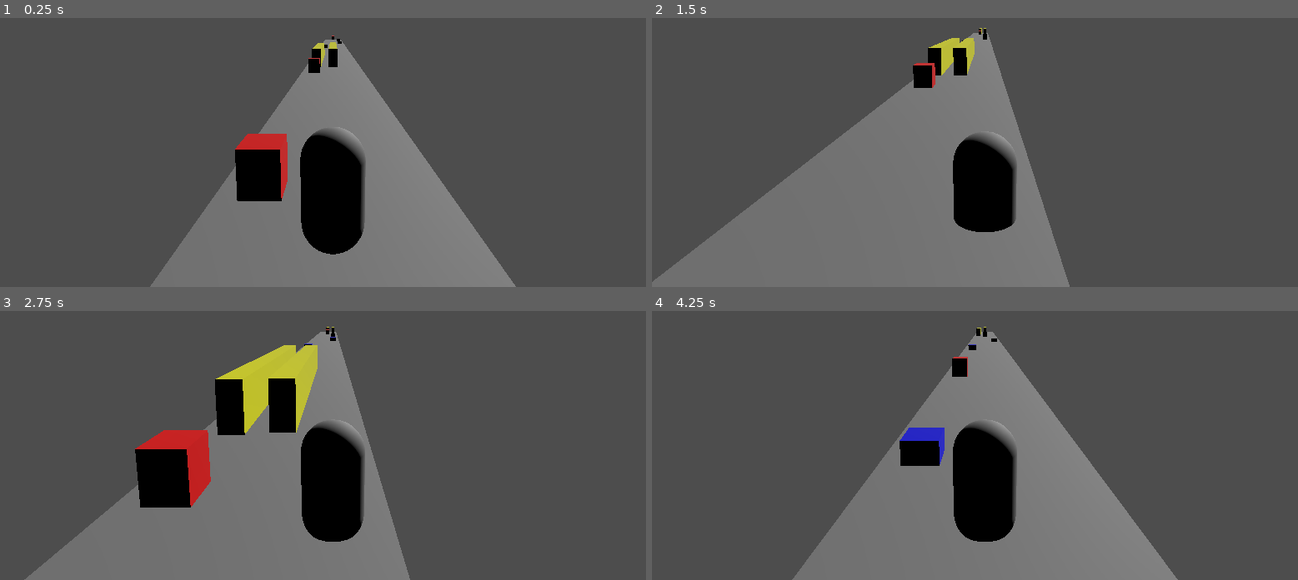
Above: before the commit, frames 1-4 (two rows, left to right).
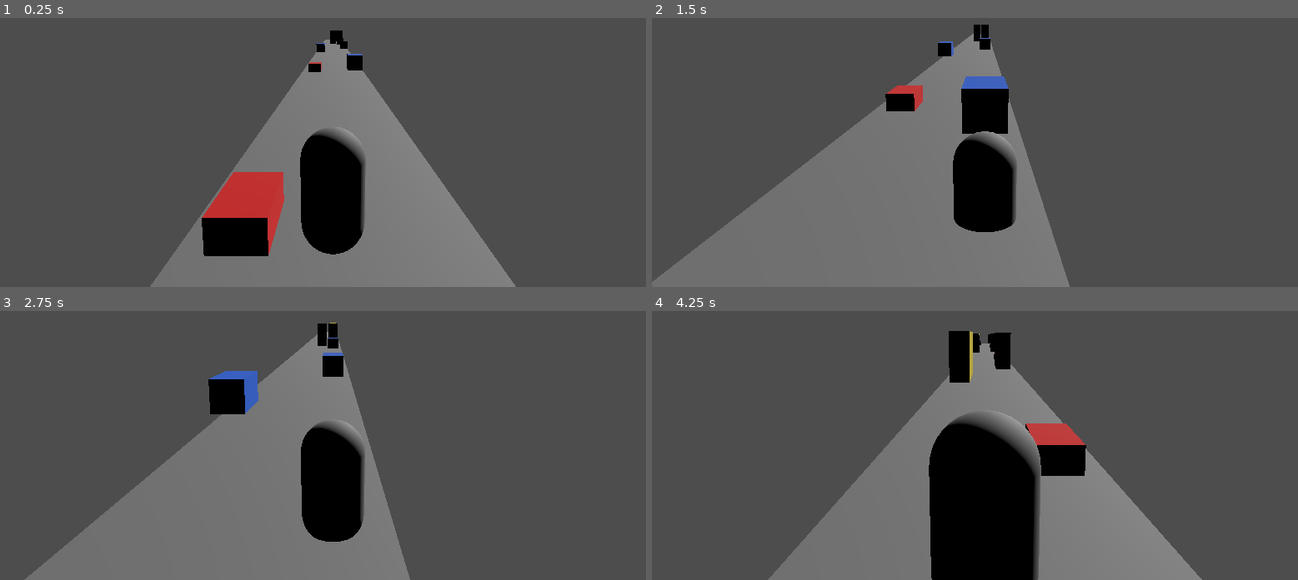
Above: after the commit, the same moments.

Repository: romanarmaan86-glitch/Manda-Run
Game: Godot game, scene res://Main.tscn
Same seed, same stepped clock (60 frames per second), same inputs: the game is played once before the commit and once after it.
Inputs:
- Up to frame 1 (0.25 s): no input
- Up to frame 2 (1.5 s): hold Right (ui_right) 0.53-1.28 s; hold Down (ui_down) from 1.28 s (still down)
- Up to frame 3 (2.75 s): release Down (ui_down) at 2.03 s; hold Right (ui_right) from 2.03 s (still down)
- Up to frame 4 (4.25 s): release Right (ui_right) at 2.78 s; hold Up (ui_up) 2.78-3.53 s; hold Left (ui_left) from 3.53 s (still down)

The runs differ from the first frame. In frame 1, 4.9% of the frame differs, in the area x 31-57%, y 4-89%; in frame 2, 3.2%; in frame 3, 7.0%; in frame 4, 12%, in the area x 17-86%, y 5-100%.

Commit message:
obstacles almost finished
obstacles are good now, i just need to finish setting up the arrays

Diff:
--- a/manda-run/Main.tscn
+++ b/manda-run/Main.tscn
@@ -23,7 +23,6 @@
 [node name="obstaclespawner" type="Node3D" parent="World3D"]
 script = ExtResource("2_uu6xs")
 obstacle_scene = ExtResource("5_fos0i")
-spawn_chance = 1.0
 
 [node name="Camera3D" type="Camera3D" parent="World3D"]
 transform = Transform3D(-2.1706747e-07, 0.25881907, -0.9659258, 1.1313334e-08, 0.9659259, 0.25881907, 1, 4.5253362e-08, -2.1259919e-07, -2.8507843, 2.5875745, 0)
--- a/manda-run/obstaclespawner.gd
+++ b/manda-run/obstaclespawner.gd
@@ -1,113 +1,149 @@
 extends Node3D
 
-const LANES := [-1.5, 0.0, 1.5]
-const LANE_INDICES := [0, 1, 2]
+# ────────────────────────────────────────────────
+# CONSTANTS – smaller & better positioned
+# ────────────────────────────────────────────────
 
-const JUMP_OVER_SIZE   := Vector3(1.2, 1.1, 0.9)
-const SLIDE_UNDER_SIZE := Vector3(1.2, 0.6, 0.9)
-const EVADE_SIZE       := Vector3(17.0, 1.65, 0.8)
+const LANES: Array[float] = [-1.5, 0.0, 1.5]
+const LANE_INDICES: Array[int] = [0, 1, 2]
+const PLATFORM_LENGTH: float = 20.0
+
+# Much smaller sizes + appropriate proportions
+const JUMP_OVER_SIZE:   Vector3 = Vector3(1, 0.5, 0.5)   # red   – low jump obstacle
+const SLIDE_UNDER_SIZE: Vector3 = Vector3(1, 0.5, 0.5)   # blue  – floating / must slide under
+const EVADE_SIZE:       Vector3 = Vector3(3, 2, 0.6)  # yellow – train/wall, narrower
+
+# ────────────────────────────────────────────────
+# EXPORTED
+# ────────────────────────────────────────────────
 
 @export var obstacle_scene: PackedScene
-@export var spawn_chance: float = 0.6
+@export var spawn_chance: float = 0.99999   # quite dense – adjust to 0.92–0.95 if you want more
 
-# Patterns: Array of arrays → use plain Array to avoid strict subtype issues
+# ────────────────────────────────────────────────
+# PATTERNS
+# ────────────────────────────────────────────────
+
 var patterns: Array = [
-# Empty (breathing room)
-	[],
+	# Singles
+	[[0, 0]], [[0, 1]], [[0, 2]],
+	[[1, 0]], [[1, 1]], [[1, 2]],
+	[[2, 0]], [[2, 1]], [[2, 2]],
 
-	# Single barriers (jump/slide/evade)
-	[[0, 0]], [[0, 1]], [[0, 2]],  # Jump barriers (tall)
-	[[1, 0]], [[1, 1]], [[1, 2]],  # Slide barriers (low)
-	[[2, 0]], [[2, 1]], [[2, 2]],  # Trains/evade blockers
+	# Double combos
+	[[0, 0], [1, 2]], [[0, 2], [1, 0]], [[0, 1], [1, 0]],
+	[[2, 0], [2, 2]], [[2, 0], [2, 1]], [[2, 1], [2, 2]],
+	[[0, 0], [0, 2]], [[1, 0], [1, 2]],
 
-	# Double trains (evades) - MOST COMMON IN SUBWAY (sides safe middle, or side+middle safe opposite)
-	[[2, 0], [2, 2]],  # Trains left+right (safe middle) - CLASSIC
-	[[2, 0], [2, 1]],  # Trains left+middle (safe right)
-	[[2, 1], [2, 2]],  # Trains middle+right (safe left)
-
-
-
-	# === NEW: TRAIN + JUMP/SLIDE + TRAIN (TRIPLE PATTERNS) ===
-	# Safe middle: trains sides + jump/slide middle
-	[[2, 0], [0, 1], [2, 2]],  # train left + JUMP middle + train right
-	[[2, 0], [1, 1], [2, 2]],  # train left + SLIDE middle + train right
-
-	# Safe left: trains middle/right + jump/slide left
-	[[2, 1], [0, 0], [2, 2]],  # train middle + JUMP left + train right
-	[[2, 1], [1, 0], [2, 2]],  # train middle + SLIDE left + train right
-
-	# Safe right: trains left/middle + jump/slide right
-	[[2, 0], [0, 2], [2, 1]],  # train left + JUMP right + train middle
-	[[2, 0], [1, 2], [2, 1]],  # train left + SLIDE right + train middle
-
-	# Extra variants (shuffled order for variety, validation handles)
-	[[2, 2], [0, 1], [2, 0]],  # train right + JUMP middle + train left (same as first, reversed)
-	[[2, 2], [1, 1], [2, 0]],  # train right + SLIDE middle + train left
+	# Triple patterns
+	[[2, 0], [0, 1], [2, 2]],
+	[[2, 0], [1, 1], [2, 2]],
+	[[2, 1], [0, 0], [2, 2]],
+	[[2, 1], [1, 0], [2, 2]],
+	[[2, 0], [0, 2], [2, 1]],
+	[[2, 0], [1, 2], [2, 1]],
 ]
 
-var prev_safe_lanes: Array = LANE_INDICES.duplicate()
+var prev_safe_lanes: Array[int] = [0, 1, 2]
+
+# ────────────────────────────────────────────────
+# MAIN SPAWN FUNCTION
+# ────────────────────────────────────────────────
 
 func spawn_obstacle(platform: Node3D) -> void:
 	if randf() > spawn_chance:
-		prev_safe_lanes = LANE_INDICES.duplicate()
+		print_debug("→ EMPTY (rare)")
+		prev_safe_lanes = [0, 1, 2]
 		return
 
 	var valid_patterns: Array = []
-	for pattern in patterns:
+	for pattern: Array in patterns:
 		if is_valid_pattern(pattern):
 			valid_patterns.append(pattern)
 
 	if valid_patterns.is_empty():
-		printerr("No valid patterns found – using empty")
-		prev_safe_lanes = LANE_INDICES.duplicate()
+		spawn_single_fallback(platform)
 		return
 
 	var chosen: Array = valid_patterns[randi() % valid_patterns.size()]
 	instantiate_pattern(platform, chosen)
+	print_debug("Spawned: ", str(chosen), "  |  Next safe lanes: ", prev_safe_lanes)
 
-	# Update safe lanes for next validation
+# ────────────────────────────────────────────────
+# FALLBACK – always at least one safe path
+# ────────────────────────────────────────────────
+
+func spawn_single_fallback(platform: Node3D) -> void:
+	if prev_safe_lanes.is_empty():
+		return
+
+	var safe_lane_idx: int = prev_safe_lanes[randi() % prev_safe_lanes.size()]
+	var obs_type: int = randi() % 3
+	spawn_helper(platform, obs_type, LANES[safe_lane_idx], 0.0)
+	print_debug("Fallback → type ", obs_type, " lane ", safe_lane_idx)
+
+# ────────────────────────────────────────────────
+# CHECK IF PATTERN KEEPS AT LEAST ONE PREVIOUS SAFE LANE
+# ────────────────────────────────────────────────
+
+func is_valid_pattern(pattern: Array) -> bool:
+	var this_safe: Array[int] = []
+	for i: int in LANE_INDICES:
+		var blocked := false
+		for obs: Array in pattern:
+			if obs.size() >= 2 and obs[1] == i:
+				blocked = true
+				break
+		if not blocked:
+			this_safe.append(i)
+
+	for safe_prev: int in prev_safe_lanes:
+		if this_safe.has(safe_prev):
+			return true
+	return false
+
+# ────────────────────────────────────────────────
+# INSTANTIATE ALL OBSTACLES IN A PATTERN
+# ────────────────────────────────────────────────
+
+func instantiate_pattern(platform: Node3D, pattern: Array) -> void:
+	for obs_data: Array in pattern:
+		if obs_data.size() < 2:
+			continue
+		var type_idx: int = obs_data[0]
+		var lane_idx: int = obs_data[1]
+		var lane_z: float = LANES[lane_idx]
+
+		var x_offset: float
+		match type_idx:
+			0, 1: x_offset = randf_range(3.0, PLATFORM_LENGTH - 3.0)
+			2:    x_offset = randf_range(1.5, PLATFORM_LENGTH - 5.5)  # trains start earlier
+			_:    x_offset = randf_range(2.0, PLATFORM_LENGTH - 2.0)
+
+		spawn_helper(platform, type_idx, lane_z, x_offset)
+
+	# Update safe lanes for next platform
 	prev_safe_lanes.clear()
-	for i in LANE_INDICES:
+	for i: int in LANE_INDICES:
 		var blocked := false
-		for obs in chosen:
-			if obs[1] == i:
+		for obs: Array in pattern:
+			if obs.size() >= 2 and obs[1] == i:
 				blocked = true
 				break
 		if not blocked:
 			prev_safe_lanes.append(i)
 
-func is_valid_pattern(pattern: Array) -> bool:
-	var this_safe: Array = []
-	for i in LANE_INDICES:
-		var blocked := false
-		for obs in pattern:
-			if obs[1] == i:
-				blocked = true
-				break
-		if not blocked:
-			this_safe.append(i)
-
-	for safe_prev in prev_safe_lanes:
-		if this_safe.has(safe_prev):
-			return true
-	return false
-
-func instantiate_pattern(platform: Node3D, pattern: Array) -> void:
-	for obs_data in pattern:
-		var type_idx: int = obs_data[0]
-		var lane_idx: int = obs_data[1]
-		var lane_z: float = LANES[lane_idx]
-		var x_offset: float = 1.0 + randf_range(0.0, 2.0) if type_idx == 2 else randf_range(4.0, 12.0)
-		spawn_helper(platform, type_idx, lane_z, x_offset)
-
-	print("Pattern: ", pattern, " | Next safe lanes: ", prev_safe_lanes)
+# ────────────────────────────────────────────────
+# CREATE ONE OBSTACLE – with custom height & position
+# ────────────────────────────────────────────────
 
 func spawn_helper(platform: Node3D, type_idx: int, lane_z: float, x_offset: float) -> void:
-	var obstacle := obstacle_scene.instantiate() as Node3D
-	if obstacle == null:
+	var obstacle: Node3D = obstacle_scene.instantiate()
+	if not obstacle:
 		return
 
-	obstacle.obstacle_type = type_idx
+	# Set type for your obstacle script logic
+	obstacle.set("obstacle_type", type_idx)
 
 	var mesh_size: Vector3
 	match type_idx:
@@ -116,25 +152,39 @@
 		2: mesh_size = EVADE_SIZE
 		_: mesh_size = Vector3.ONE
 
-	obstacle.position = Vector3(x_offset, mesh_size.y / 2.0 + 0.01, lane_z)
+	# ─── Custom Y position per type ────────────────────────────────
+	var y_pos: float
+	match type_idx:
+		0:  # RED – jump over → very low, almost touching ground
+			y_pos = mesh_size.y / 2.0 - 0.12
+		1:  # BLUE – slide under → raised / floating
+			y_pos = 1.2           # ← tune this (1.0–1.4 range usually good)
+		2:  # YELLOW – normal height train/wall
+			y_pos = mesh_size.y / 2.0
+		_:
+			y_pos = mesh_size.y / 2.0
 
-	var mesh := obstacle.get_node_or_null("MeshInstance3D") as MeshInstance3D
+	obstacle.position = Vector3(x_offset, y_pos, lane_z)
+
+	# ─── Visual (Mesh) ─────────────────────────────────────────────
+	var mesh: MeshInstance3D = obstacle.get_node_or_null("MeshInstance3D")
 	if mesh:
-		mesh.mesh = BoxMesh.new()
-		mesh.mesh.size = mesh_size
-		mesh.scale = Vector3.ONE
-		var mat := StandardMaterial3D.new()
+		var box_mesh = BoxMesh.new()
+		box_mesh.size = mesh_size
+		mesh.mesh = box_mesh
+
+		var mat = StandardMaterial3D.new()
 		match type_idx:
-			0: mat.albedo_color = Color.RED
-			1: mat.albedo_color = Color.BLUE
-			2: mat.albedo_color = Color.YELLOW
+			0: mat.albedo_color = Color(0.98, 0.18, 0.18)   # vivid red
+			1: mat.albedo_color = Color(0.18, 0.45, 0.98)   # vivid blue
+			2: mat.albedo_color = Color(0.98, 0.88, 0.12)   # vivid yellow
 		mesh.material_override = mat
 
-	var area_coll := obstacle.get_node_or_null("Area3D/CollisionShape3D") as CollisionShape3D
-	if area_coll:
-		var box := BoxShape3D.new()
-		box.size = mesh_size
-		area_coll.shape = box
-		area_coll.scale = Vector3.ONE
+	# ─── Collision ─────────────────────────────────────────────────
+	var coll_shape: CollisionShape3D = obstacle.get_node_or_null("Area3D/CollisionShape3D")
+	if coll_shape:
+		var box_shape = BoxShape3D.new()
+		box_shape.size = mesh_size
+		coll_shape.shape = box_shape
 
 	platform.add_child(obstacle)
--- a/manda-run/platformspawner.gd
+++ b/manda-run/platformspawner.gd
@@ -3,8 +3,8 @@
 
 const PLATFORM_COUNT := 7
 const PLATFORM_LENGTH := 20.0
-const DELETE_X := -12.0
-const MOVE_SPEED := 10.0
+const DELETE_X := -20
+const MOVE_SPEED := 15.0
 
 @export var platform_scene: PackedScene
 
--- a/manda-run/player.gd
+++ b/manda-run/player.gd
@@ -12,7 +12,7 @@
 const NORMAL_HEIGHT     = 1.6
 const SLIDE_HEIGHT      = 0.8
 
-const LANE_LERP_SPEED   = 18.0      # ← increased from 12 → much faster lane changes
+const LANE_LERP_SPEED   = 12.0      # ← increased from 12 → much faster lane changes
 
 const DEATH_Y           = -10.0
 
